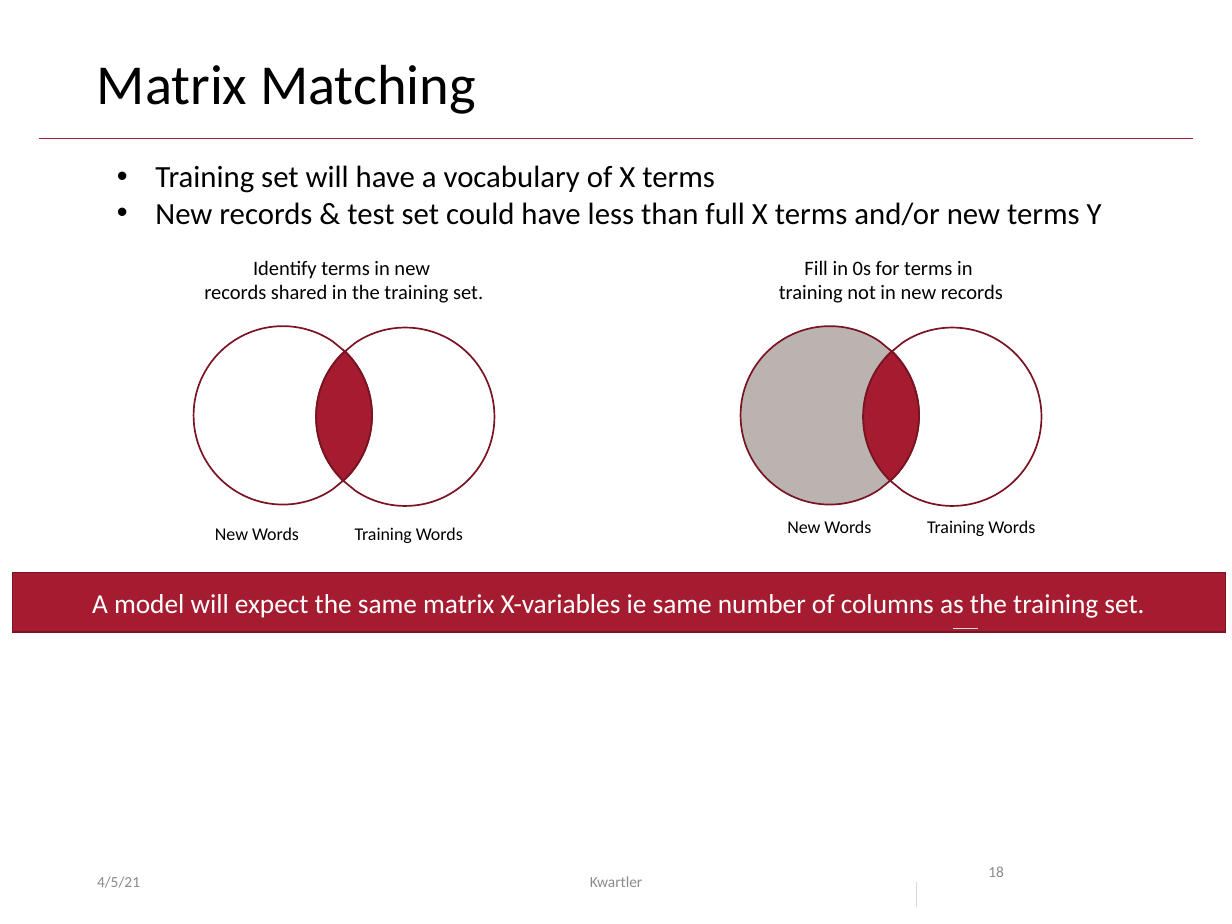
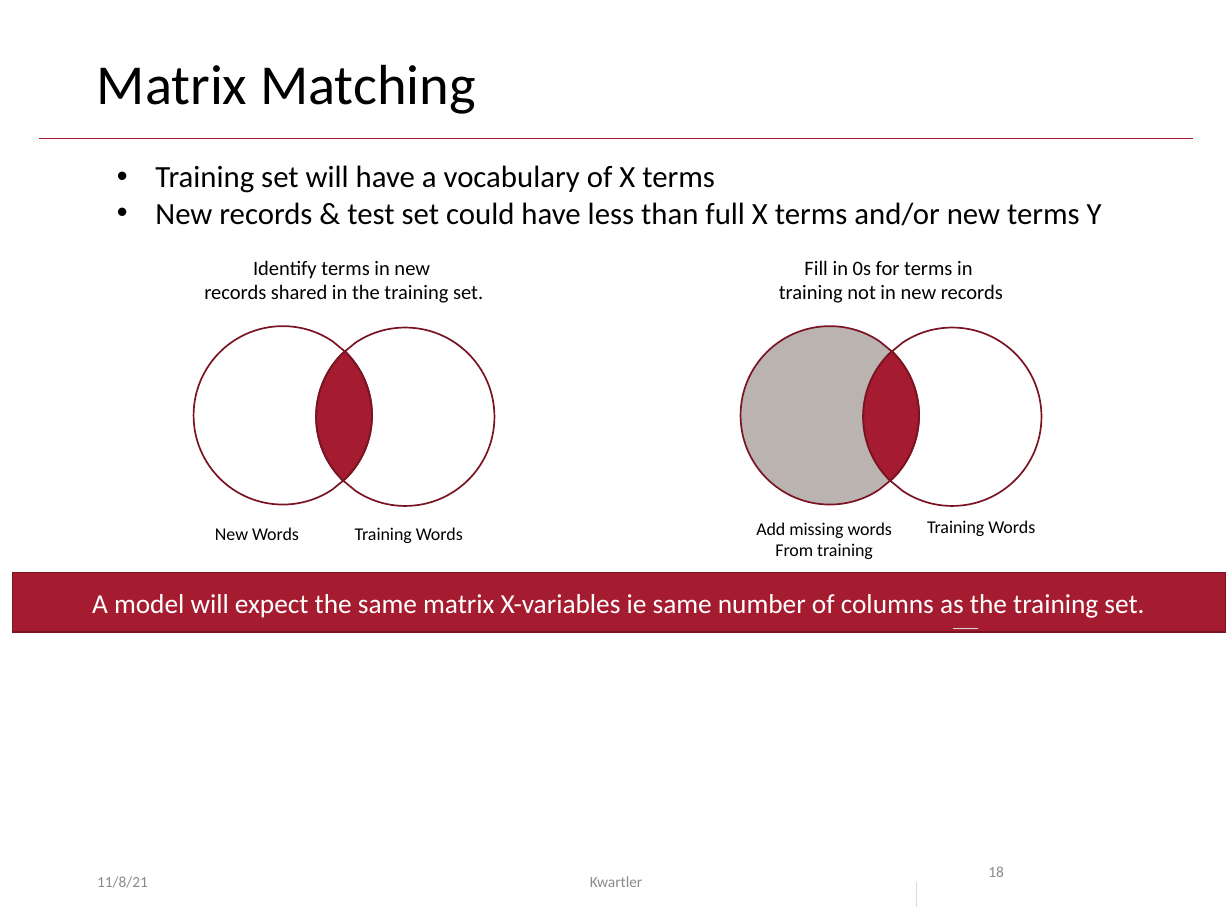
Before and after one commit to kwartler/Harvard_DataMining_Business_Student, a slide deck: slide 18 of Lessons/I_textMining_documentClassification/B_DTM_for_modeling.pptx. Drawn at 1232x924 pixels with LibreOffice and Linux fonts; fonts in the diff are those of the drawing. Boxes give left, top, right and bottom in pixels: in the first picture for what was removed or moved away, otherwise in the second. Text is boxed around its words. In the diff, an @@ line names an element or a change of style, - is before the commit and + after.

Commit message:
fix typo in pptx

```diff
--- a/Lessons/I_textMining_documentClassification/B_DTM_for_modeling.pptx
+++ b/Lessons/I_textMining_documentClassification/B_DTM_for_modeling.pptx
@@ text at [756, 522, 892, 559]: text changed @@
-New Words
+Add missing words
+From training
@@ text at [97, 876, 148, 888]: text changed @@
-4/5/21
+11/8/21
```
Also in this commit, not shown: 26 other slides changed.
